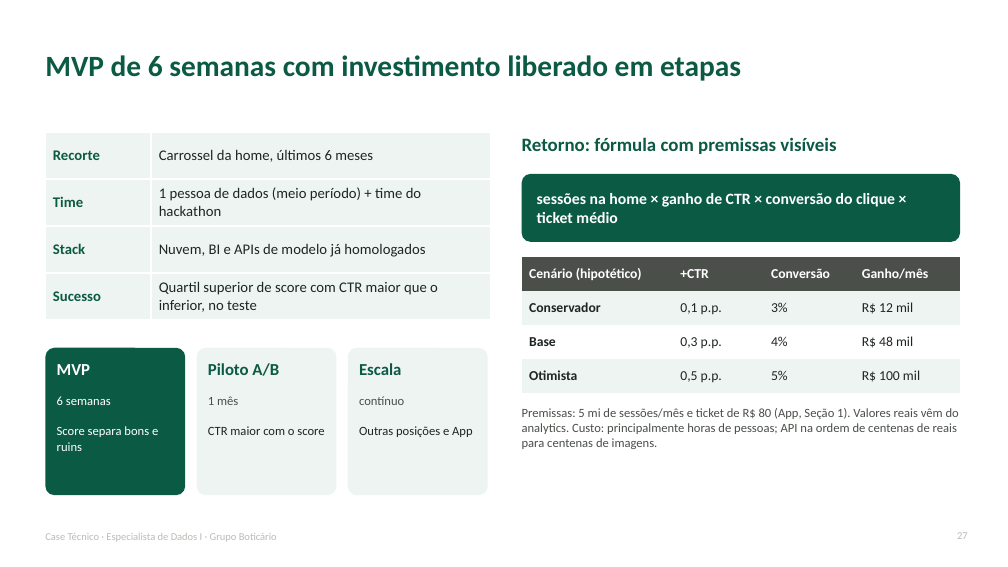
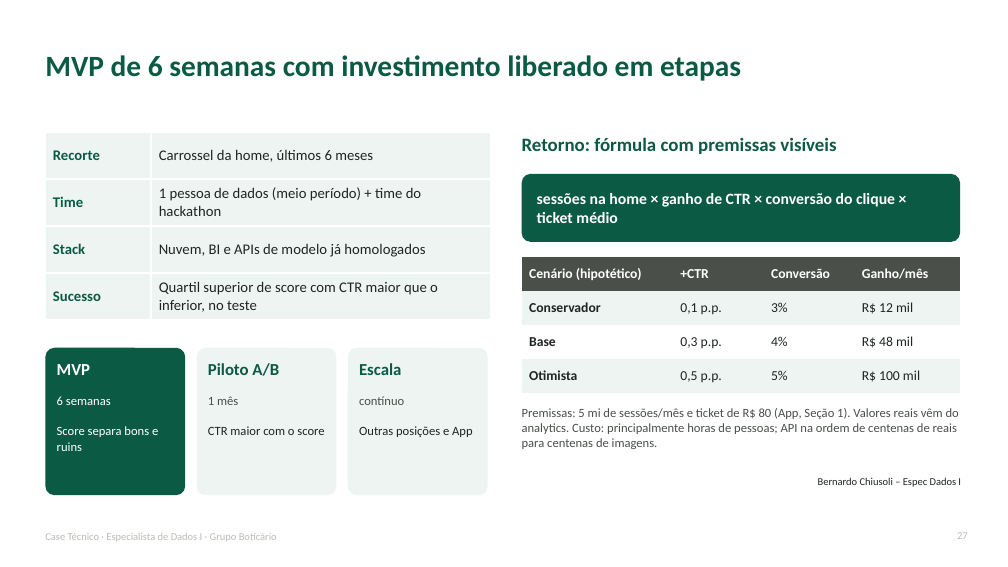
Before and after one commit to bernardochiusoli/case_boticario, a slide deck: slide 27 of reports/apresentacao_case_boticario.pptx. Drawn at 1008x567 pixels with LibreOffice and Linux fonts; fonts in the diff are those of the drawing; background and template pictures are left out. Boxes give left, top, right and bottom in pixels: in the first picture for what was removed or moved away, otherwise in the second. Text is boxed around its words. In the diff, an @@ line names an element or a change of style, - is before the commit and + after.

```diff
--- a/reports/apresentacao_case_boticario.pptx
+++ b/reports/apresentacao_case_boticario.pptx
@@ text added at (818, 477, 961, 487), 10 pt, text #1F2622 @@
+Bernardo Chiusoli – Espec Dados I
```
Also in this commit, not shown: 28 other slides changed.
